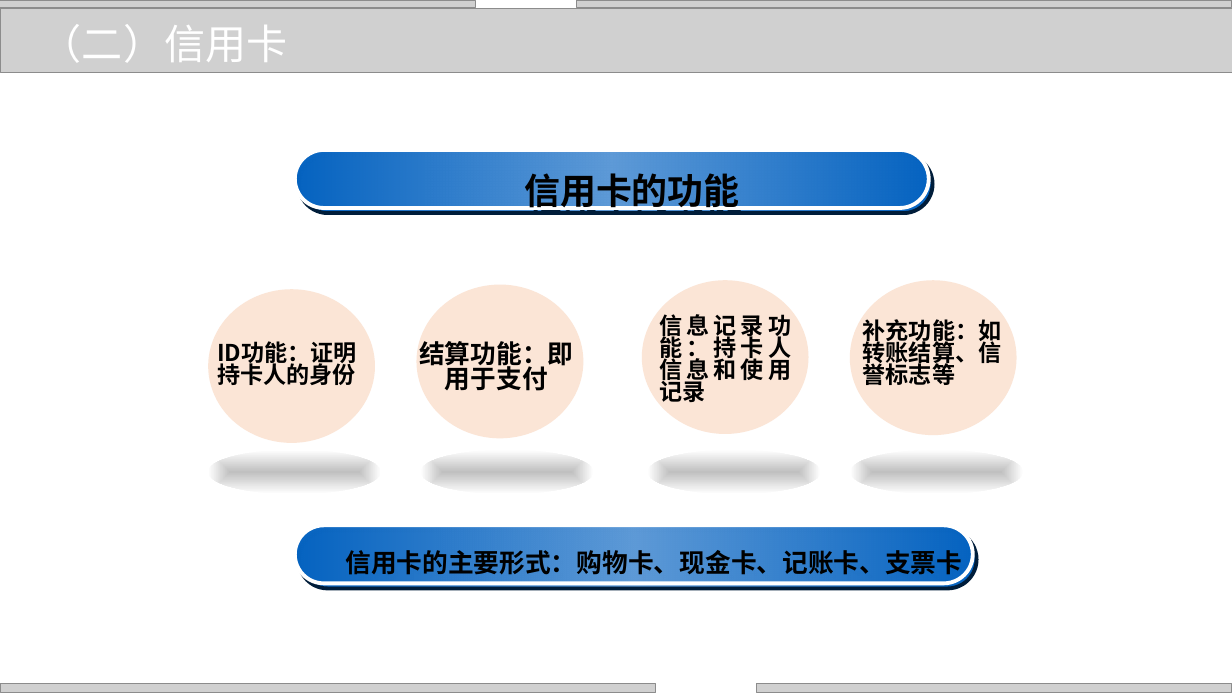
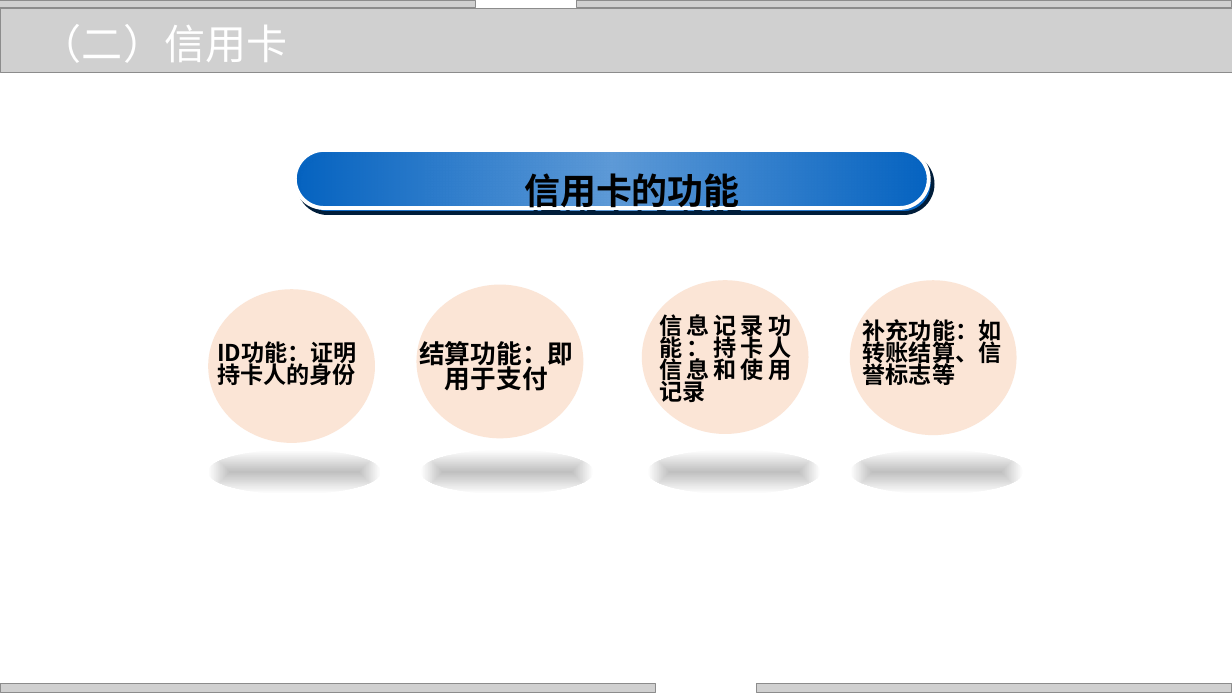
Before and after one commit to zhangjianzhang/internet_credit, a slide deck: slide 18 of files/slides/lecture_14.pptx. Drawn at 1232x693 pixels with LibreOffice and Linux fonts; fonts in the diff are those of the drawing; grey boxes stand for pictures; background and template pictures are left out. Boxes give left, top, right and bottom in pixels: in the first picture for what was removed or moved away, otherwise in the second. Text is boxed around its words. In the diff, an @@ line names an element or a change of style, - is before the commit and + after.

```diff
--- a/files/slides/lecture_14.pptx
+++ b/files/slides/lecture_14.pptx
@@ rounded rectangle removed at (295, 526, 973, 584) @@
-  信用卡的主要形式：购物卡、现金卡、记账卡、支票卡
```
Also in this commit, not shown: 6 other slides changed, 6 other files.
